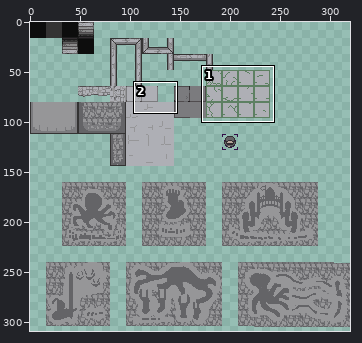
File history of a sprite sheet, assets/images/terrains/semi_surface.v.2.png. Above: a wide view before the commit, with the close-up outlined.
Close-up. Old version:
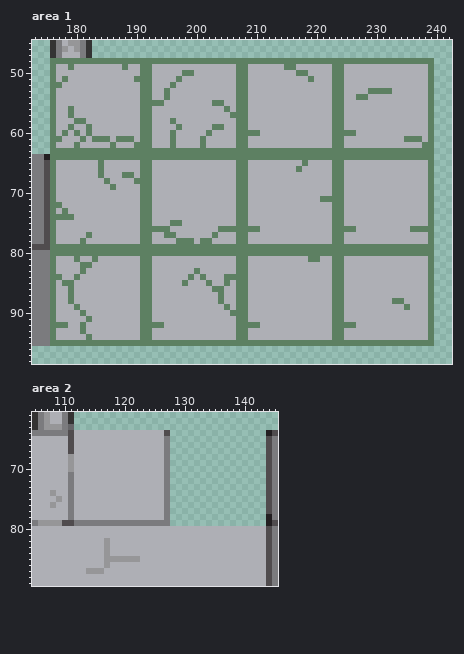
The file is 320x320 pixels. Colours within 5 levels of each other are drawn and written as one. Shown: area 1: x 173..242, y 45..98; area 2: x 105..145, y 61..89. The wide view leaves out empty margins. The commit also changed other parts of the picture, which this record leaves out.
The result:
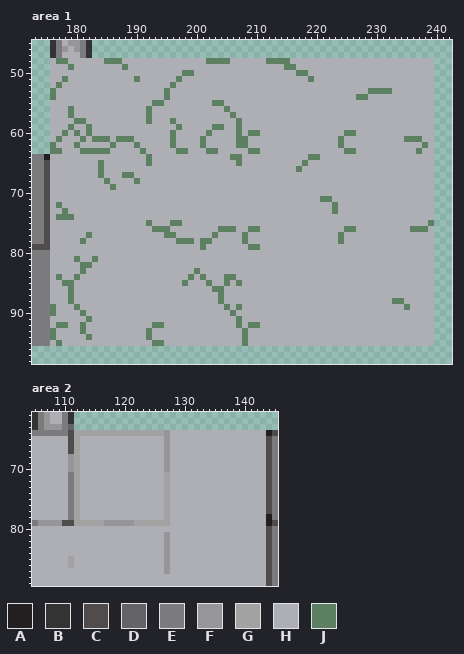
Palette (. is transparent): A #231f21  B #343333  C #504c4e  D #646467  E #7b7b7e  F #969698  G #a2a2a2  H #aeafb5  J #5d8062
The edit:
Changed rows in their new state; - is an unchanged pixel.
Area 1:
first column x 176:
48 H--HHHHHH---HHHHHHHHHHHHHH----HHHHHH----HHHHHHHHHHHHHHHHHHHHHHHH
49 H--------------HH--------------HH--------------HH--------------H
50 H--------------HH--------------HH--------------HH--------------H
51 H--------------HH--------------HH--------------HH--------------H
52 H--------------HH--------------HH--------------HH--------------H
53 ---------------HH--------------HH--------------HH--------------H
54 ---------------HH--------------HH--------------HH--------------H
55 H--------------HH--------------HH--------------HH--------------H
56 H--------------H---------------HH--------------HH--------------H
57 H--------------H---------------HH--------------HH--------------H
58 H--------------H----------------H--------------HH--------------H
59 H--------------HH---------------H--------------HH--------------H
60 H--------------HH---------------H--------------HH--------------H
61 H--------------HH------------------------------H---------------H
62 ---------------HH------------------------------H---------------H
63 --HHH-----HHHHH-HHHHH--HHH--HHHHH--HHHHHHHHHHHHHH--HHHHHHHHHH-HH
64 HHHHHHHHHHHHHHHH-HHHHHHHHHHHHH--HHHHHHHHHHH--HHHHHHHHHHHHHHHHHHH
65 H--------------H----------------H--------------HH--------------H
66 H--------------HH--------------HH--------------HH--------------H
67 H--------------HH--------------HH--------------HH--------------H
68 H--------------HH--------------HH--------------HH--------------H
69 H--------------HH--------------HH--------------HH--------------H
70 H--------------HH--------------HH--------------HH--------------H
71 H--------------HH--------------HH--------------HH--------------H
72 H--------------HH--------------HH---------------H--------------H
73 H--------------HH--------------HH---------------H--------------H
74 H--------------HH--------------HH--------------HH--------------H
75 H--------------H---------------HH--------------HH---------------
76 H--------------HH--------------HH--------------HH--------------H
77 H--------------HH--------------H---------------H---------------H
78 H--------------HH--------------H---------------H---------------H
79 HHHHHHHHHHHHHHHHHHHHHHHHH-HHHHHHH--HHHHHHHHHHHHHHHHHHHHHHHHHHHHH
80 HHHHHHHHHHHHHHHHHHHHHHHHHHHHHHHHHHHHHHHHHHHHHHHHHHHHHHHHHHHHHHHH
81 H--------------HH--------------HH----------HH--HH--------------H
82 H--------------HH--------------HH--------------HH--------------H
83 H--------------HH--------------HH--------------HH--------------H
84 H--------------HH--------------HH--------------HH--------------H
85 H--------------HH---------------H--------------HH--------------H
86 H--------------HH--------------HH--------------HH--------------H
87 H--------------HH--------------HH--------------HH--------------H
88 H--------------HH--------------HH--------------HH--------------H
89 ---------------HH---------------H--------------HH--------------H
90 ---------------HH--------------HH--------------HH--------------H
91 H--------------HH---------------H--------------HH--------------H
92 H--------------HH---------------H--------------HHHH------------H
93 ---------------H---------------H---------------HH--------------H
94 ---------------H---------------H---------------HH--------------H
95 H-HHHHHHHHHHHHHHH--HHHHHHHHHHHHH-HHHHHHHHHHHHHHHHHHHHHHHHHHHHHHH
Area 2:
first column x 108:
64 ----GGGGGGGGGGGGGGGFHHHHHHHHHHHHHHHH
65 ----G--------------FHHHHHHHHHHHHHHHH
66 ----G--------------FHHHHHHHHHHHHHHHH
67 ----G--------------FHHHHHHHHHHHHHHHH
68 ----G--------------FHHHHHHHHHHHHHHHH
69 ----G--------------FHHHHHHHHHHHHHHHH
70 ----G--------------FHHHHHHHHHHHHHHHH
71 ----G--------------GHHHHHHHHHHHHHHHH
72 ----G--------------GHHHHHHHHHHHHHHHH
73 ----G--------------GHHHHHHHHHHHHHHHH
74 H---G--------------GHHHHHHHHHHHHHHHH
75 -H--G--------------GHHHHHHHHHHHHHHHH
76 H---G--------------GHHHHHHHHHHHHHHHH
77 ----G--------------GHHHHHHHHHHHHHHHH
78 ----G--------------GHHHHHHHHHHHHHHHH
79 ----GGGGGFFFFFGGGGGGHHHHHHHHHHHHHHHH
81 -------------------F----------------
82 ---------H---------F----------------
83 ---------H---------F----------------
84 ---------H---------F----------------
85 ---G-----HHHHHH----F----------------
86 ---G-----H---------F----------------
87 ------HHH----------F----------------
Pixel boxes of the changes (left, top, right, bottom) in both close-ups:
changed: (50, 58, 434, 346)
changed: (50, 430, 266, 574)
